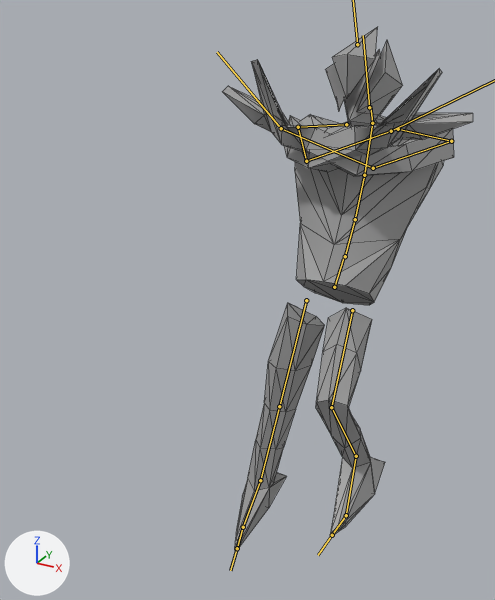
The glTF model glb_imports/8164_meshes.glb as it was, and as the next commit left it.
Before and after are seen from a 50 mm lens placed at (10.2, -23.6, 26.3), pointed at (-1.8, -1.7, 15.3). The axes (+X, +Y, +Z) are drawn at lower left. The lights are the same throughout. Both versions are drawn at frame 29 of the action 'DualBladeDash'; the numbers are the values there. The bones that bend it are drawn over the model as lines. Mesh edges are drawn as thin lines.

The first picture shows 'Body.001'.
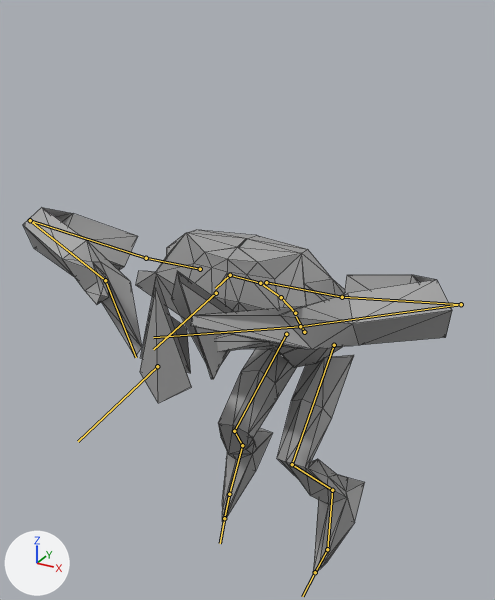
Where the change shows, as pixel boxes [x1, y1, x2, y2] in the pictures (495 x 600 px):
'Body.001', posed (71% wider, 30% shorter): before [222, 27, 473, 550]; after [23, 207, 452, 573]
bone 'mixamorig:Hips', root to tip: before (334, 287) to (343, 258); after (304, 332) to (296, 316)
bone 'mixamorig:Spine', root to tip: before (345, 256) to (355, 219); after (295, 313) to (281, 297)
bone 'mixamorig:Spine1', root to tip: before (355, 219) to (364, 175); after (281, 297) to (260, 283)
bone 'mixamorig:Neck', root to tip: before (372, 123) to (370, 105); after (230, 275) to (215, 288)
bone 'mixamorig:LeftArm', root to tip: before (451, 141) to (373, 168); after (342, 297) to (461, 304)
bone 'mixamorig:LeftForeArm', root to tip: before (373, 168) to (281, 128); after (461, 304) to (300, 326)
bone 'mixamorig:LeftHand', root to tip: before (281, 128) to (217, 52); after (300, 326) to (153, 337)
bone 'mixamorig:RightArm', root to tip: before (298, 127) to (306, 161); after (146, 258) to (30, 220)
bone 'mixamorig:RightForeArm', root to tip: before (306, 161) to (391, 131); after (30, 220) to (105, 280)
bone 'mixamorig:LeftUpLeg', root to tip: before (352, 310) to (331, 407); after (334, 345) to (292, 464)
bone 'mixamorig:LeftLeg', root to tip: before (331, 407) to (356, 456); after (292, 464) to (332, 490)
bone 'mixamorig:LeftFoot', root to tip: before (356, 456) to (346, 515); after (332, 490) to (327, 549)
bone 'mixamorig:RightUpLeg', root to tip: before (306, 300) to (279, 406); after (286, 334) to (234, 431)
bone 'mixamorig:RightLeg', root to tip: before (279, 406) to (260, 480); after (234, 431) to (242, 445)
bone 'mixamorig:RightFoot', root to tip: before (260, 480) to (243, 527); after (242, 445) to (229, 494)

The change, as a list of edits to the scene's bpy script:
```text
Change bone_mixamorig_hips:
    where bone_mixamorig_hips = bpy.data.objects['Armature'].pose.bones['mixamorig:Hips']
    bone_mixamorig_hips.location: (0.0, 2.29, -3.17) -> (0.0, 1.44, -0.02)
    bone_mixamorig_hips.rotation_quaternion: (0.936, -0.353, 0.0, 0.0) -> (0.94, 0.34, 0.0, 0.0)  # degrees (-41, 0, 0) -> degrees (40, 0, 0)
Change bone_mixamorig_spine:
    where bone_mixamorig_spine = bpy.data.objects['Armature'].pose.bones['mixamorig:Spine']  # child of 'mixamorig:Hips'
    bone_mixamorig_spine.rotation_quaternion: (0.997, 0.074, 0.0, 0.0) -> (0.995, 0.101, 0.0, 0.0)  # degrees (8, 0, 0) -> degrees (12, 0, 0)
Change bone_mixamorig_spine1:
    where bone_mixamorig_spine1 = bpy.data.objects['Armature'].pose.bones['mixamorig:Spine1']  # child of 'mixamorig:Spine'
    bone_mixamorig_spine1.rotation_quaternion: (0.995, 0.098, 0.0, 0.0) -> (0.998, 0.055, 0.0, 0.0)  # degrees (11, 0, 0) -> degrees (6, 0, 0)
Change bone_mixamorig_neck:
    where bone_mixamorig_neck = bpy.data.objects['Armature'].pose.bones['mixamorig:Neck']  # child of 'mixamorig:Spine2'
    bone_mixamorig_neck.rotation_quaternion: (0.947, 0.321, 0.0, 0.0) -> (0.965, 0.261, 0.0, 0.0)  # degrees (37, 0, 0) -> degrees (30, 0, 0)
Change bone_mixamorig_leftarm:
    where bone_mixamorig_leftarm = bpy.data.objects['Armature'].pose.bones['mixamorig:LeftArm']  # child of 'mixamorig:LeftShoulder'
    bone_mixamorig_leftarm.rotation_quaternion: (0.459, 0.398, 0.015, 0.794) -> (0.814, -0.205, -0.534, 0.098)  # degrees (30, -38, 109) -> degrees (-52, -56, 43)
Change bone_mixamorig_leftforearm:
    where bone_mixamorig_leftforearm = bpy.data.objects['Armature'].pose.bones['mixamorig:LeftForeArm']  # child of 'mixamorig:LeftArm'
    bone_mixamorig_leftforearm.rotation_quaternion: (0.893, 0.011, -0.005, 0.449) -> (0.341, 0.004, -0.011, 0.94)  # degrees (1, -1, 53) -> degrees (-1, -1, 140)
Change bone_mixamorig_lefthand:
    where bone_mixamorig_lefthand = bpy.data.objects['Armature'].pose.bones['mixamorig:LeftHand']  # child of 'mixamorig:LeftForeArm'
    bone_mixamorig_lefthand.rotation_quaternion: (0.561, -0.218, 0.797, -0.051) -> (0.924, -0.028, 0.381, -0.013)  # degrees (42, 119, 56) -> degrees (-5, 45, -4)
Change bone_mixamorig_rightarm:
    where bone_mixamorig_rightarm = bpy.data.objects['Armature'].pose.bones['mixamorig:RightArm']  # child of 'mixamorig:RightShoulder'
    bone_mixamorig_rightarm.rotation_quaternion: (0.486, 0.396, -0.005, -0.779) -> (0.803, -0.242, 0.53, -0.119)  # degrees (30, 38, -106) -> degrees (-58, 53, -48)
Change bone_mixamorig_rightforearm:
    where bone_mixamorig_rightforearm = bpy.data.objects['Armature'].pose.bones['mixamorig:RightForeArm']  # child of 'mixamorig:RightArm'
    bone_mixamorig_rightforearm.rotation_quaternion: (0.868, 0.01, 0.006, -0.497) -> (0.316, 0.004, 0.011, -0.949)  # degrees (1, 1, -60) -> degrees (-1, 1, -143)
Change bone_mixamorig_righthand:
    where bone_mixamorig_righthand = bpy.data.objects['Armature'].pose.bones['mixamorig:RightHand']  # child of 'mixamorig:RightForeArm'
    bone_mixamorig_righthand.rotation_quaternion: (0.578, -0.08, -0.812, -0.029) -> (-0.868, -0.099, 0.436, -0.215)  # degrees (8, -109, -17) -> degrees (-1, -53, 28)
Change bone_mixamorig_leftupleg:
    where bone_mixamorig_leftupleg = bpy.data.objects['Armature'].pose.bones['mixamorig:LeftUpLeg']  # child of 'mixamorig:Hips'
    bone_mixamorig_leftupleg.rotation_quaternion: (0.973, 0.217, 0.035, 0.07) -> (-0.692, -0.721, -0.01, -0.044)  # degrees (25, 2, 9) -> degrees (92, -3, 4)
Change bone_mixamorig_leftleg:
    where bone_mixamorig_leftleg = bpy.data.objects['Armature'].pose.bones['mixamorig:LeftLeg']  # child of 'mixamorig:LeftUpLeg'
    bone_mixamorig_leftleg.rotation_quaternion: (0.669, -0.744, -0.002, 0.002) -> (0.674, -0.739, -0.002, 0.002)  # degrees (-96, 0, 0) -> degrees (-95, 0, 0)
Change bone_mixamorig_leftfoot:
    where bone_mixamorig_leftfoot = bpy.data.objects['Armature'].pose.bones['mixamorig:LeftFoot']  # child of 'mixamorig:LeftLeg'
    bone_mixamorig_leftfoot.rotation_quaternion: (0.984, 0.144, 0.011, -0.105) -> (0.996, 0.069, -0.032, -0.042)  # degrees (16, 3, -12) -> degrees (8, -3, -5)
Change bone_mixamorig_rightupleg:
    where bone_mixamorig_rightupleg = bpy.data.objects['Armature'].pose.bones['mixamorig:RightUpLeg']  # child of 'mixamorig:Hips'
    bone_mixamorig_rightupleg.rotation_quaternion: (0.966, -0.258, -0.002, -0.022) -> (0.586, 0.804, -0.068, -0.077)  # degrees (-30, -1, -2) -> degrees (108, 3, -12)
Change bone_mixamorig_rightleg:
    where bone_mixamorig_rightleg = bpy.data.objects['Armature'].pose.bones['mixamorig:RightLeg']  # child of 'mixamorig:RightUpLeg'
    bone_mixamorig_rightleg.rotation_quaternion: (1.0, 0.016, 0.0, -0.003) -> (0.566, -0.824, 0.003, -0.002)  # degrees (2, 0, 0) -> degrees (-111, 0, 0)
Change bone_mixamorig_rightfoot:
    where bone_mixamorig_rightfoot = bpy.data.objects['Armature'].pose.bones['mixamorig:RightFoot']  # child of 'mixamorig:RightLeg'
    bone_mixamorig_rightfoot.rotation_quaternion: (0.921, -0.381, -0.065, 0.041) -> (0.994, -0.043, 0.063, 0.082)  # degrees (-45, -5, 7) -> degrees (-4, 8, 9)
```
